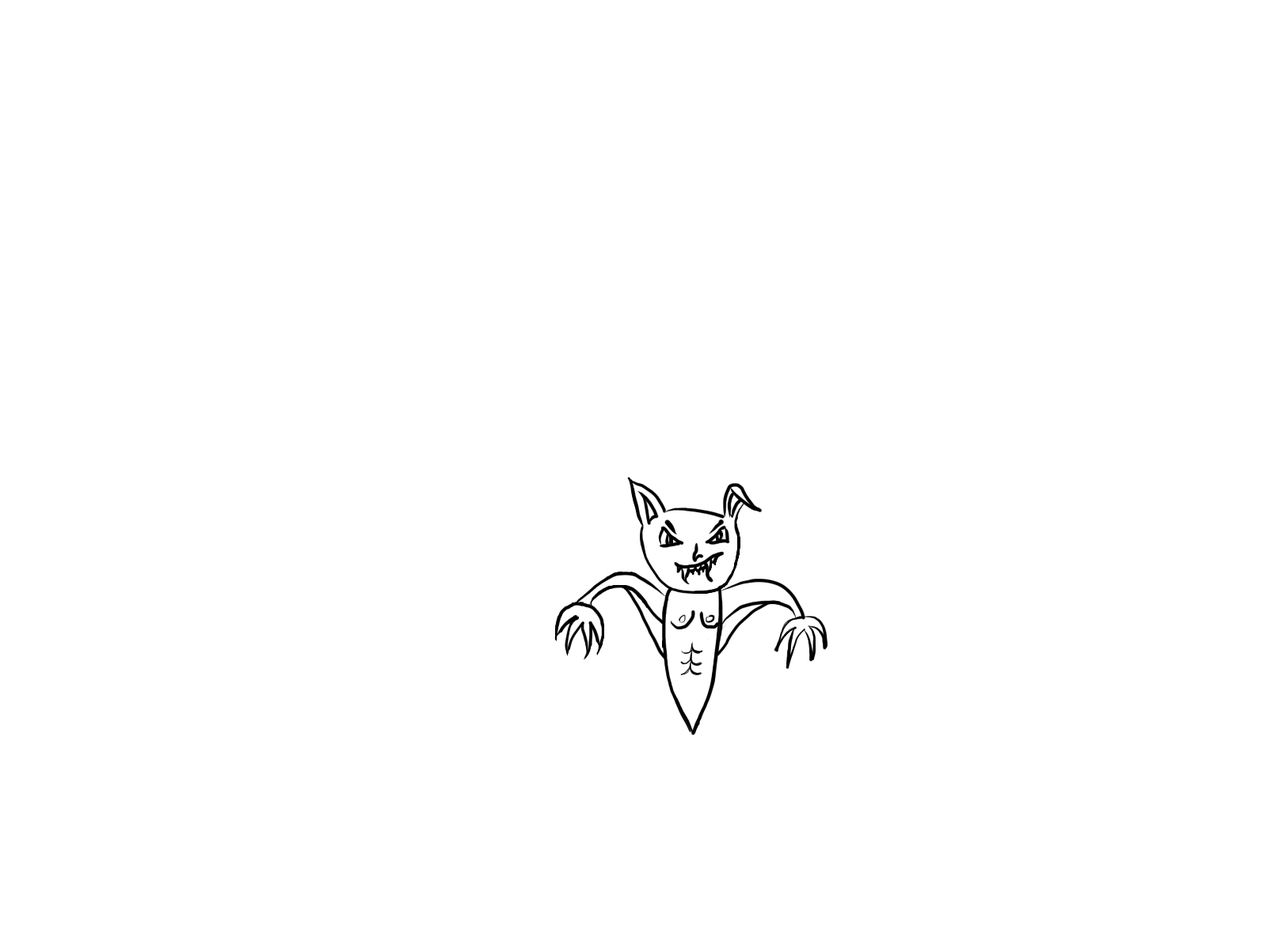
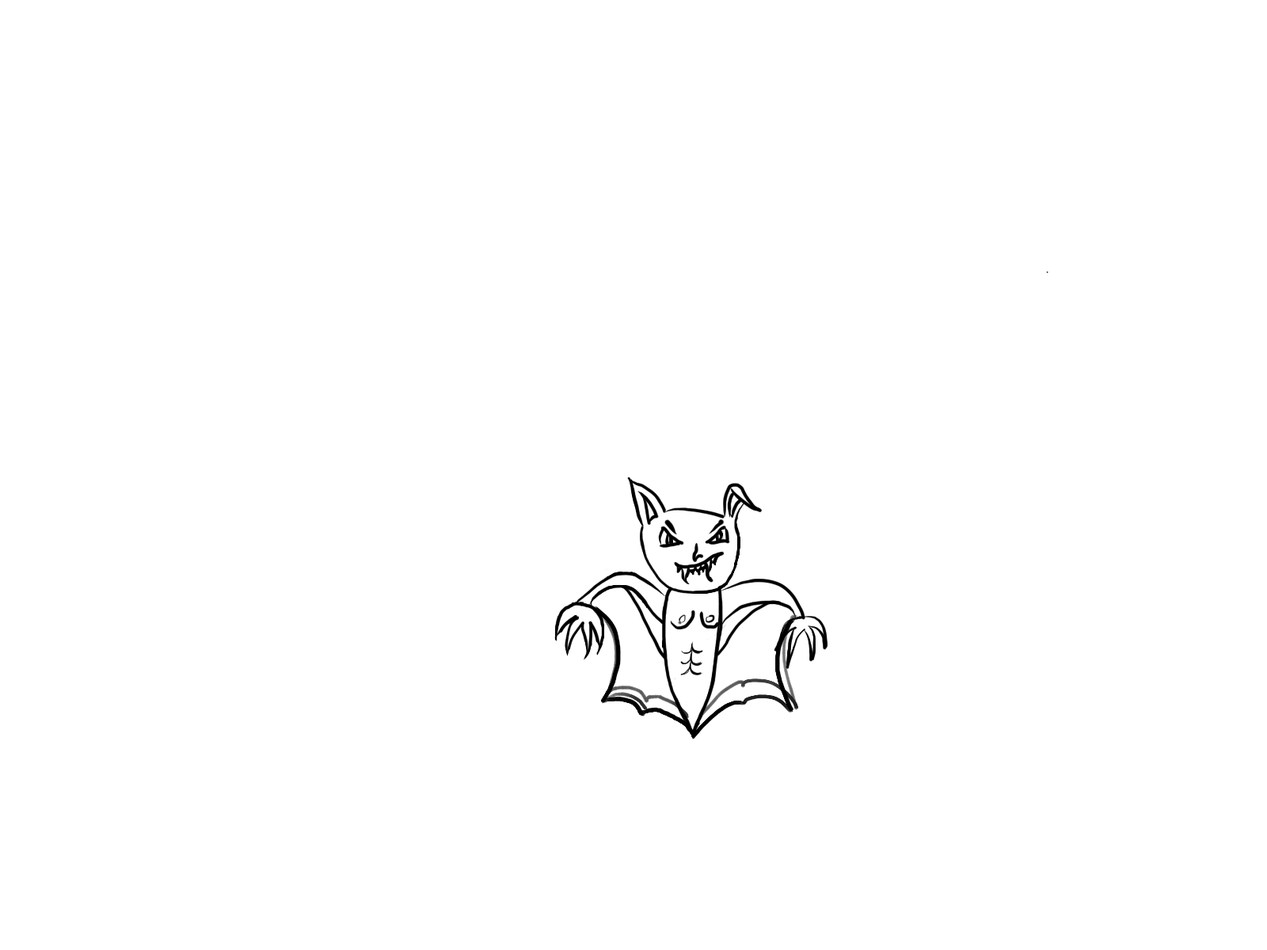
The second w=1267, h=950 image is a revision of the first. Changes to its layers:
added layer "Calque 5" above "ailes" over left=592, top=605, right=799, bottom=740
added layer "ailes" above "poitrail" over left=592, top=605, right=799, bottom=740
painted on "poitrail" over left=592, top=271, right=1049, bottom=740
